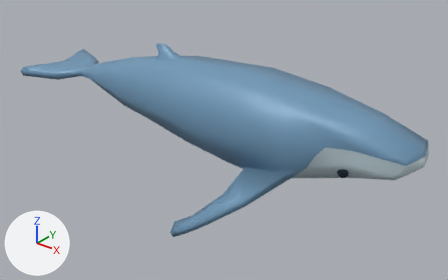
The Blender file assets/source/atsea-adapted/whale.blend as it was, and as the next commit left it.
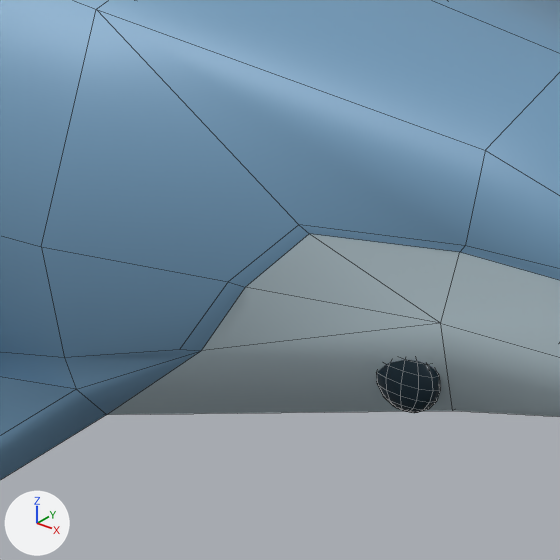
Each version is shown whole from a 50 mm lens placed at (6.75, -9.54, 5.18), pointed at (-1.04, 0.2, -0.86), then close up on the part from 61% to 82% of the width and 38% to 73% of the height. Every picture has the same lights, and +X, +Y and +Z are marked at lower left. The first two pictures are the older version. The close-ups show mesh edges as thin lines.

Objects in the first close-up: 'Eye', 'Whale'.
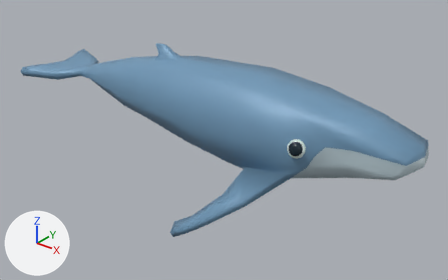
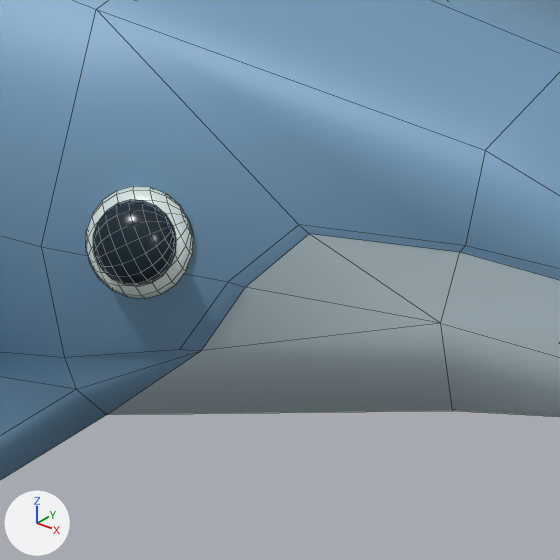
Location of each change, [x1, y1, x2, y2] in pixels of the close-ups (560 x 560 px):
'Eye iris', added: after [86, 186, 193, 298]
    faces in mat_natural_dark_eyes (dark blue #0d2531): [93, 199, 176, 286]
    faces in mat_natural_iris_outline (light grey #d5e4df): [86, 186, 193, 298]
'Eye', deleted (dark blue): before [376, 360, 440, 413]

Edits to the bpy script that builds the scene:
```text
Add mat_natural_iris_outline:
    mat_natural_iris_outline = principled_material('Natural iris outline')
    mat_natural_iris_outline.base_color = (0.665, 0.776, 0.738)  # light grey #d5e4df
    mat_natural_iris_outline.metallic = 0.05
    mat_natural_iris_outline.roughness = 0.35
Add me_sphere_1:
    me_sphere_1.from_pydata(...)  # 584 vertices, 640 faces; spans x -1.77..0.12, y -0.18..0.48, z -0.77..0.18
    me_sphere_1.polygons.foreach_set('use_smooth', [True] * 640)
    # faces by material slot: [320, 320]
    me_sphere_1.materials.append(mat_natural_iris_outline)  # light grey #d5e4df
    me_sphere_1.materials.append(mat_natural_dark_eyes)  # dark blue #0d2531
Remove ob_eye:
    ob_eye = bpy.data.objects.new('Eye', me_sphere)
    ob_eye.parent = ob_atsea__x_forward
    ob_eye.location = (0.0, 0.0, 0.0)
Add ob_eye_iris:
    ob_eye_iris = bpy.data.objects.new('Eye iris', me_sphere_1)
    ob_eye_iris.parent = ob_atsea__x_forward
    ob_eye_iris.location = (-0.889, -1.5, 0.142)
    ob_eye_iris.rotation_euler = (-0.958, -2.777, 0.191)  # degrees (-55, -159, 11)
```
